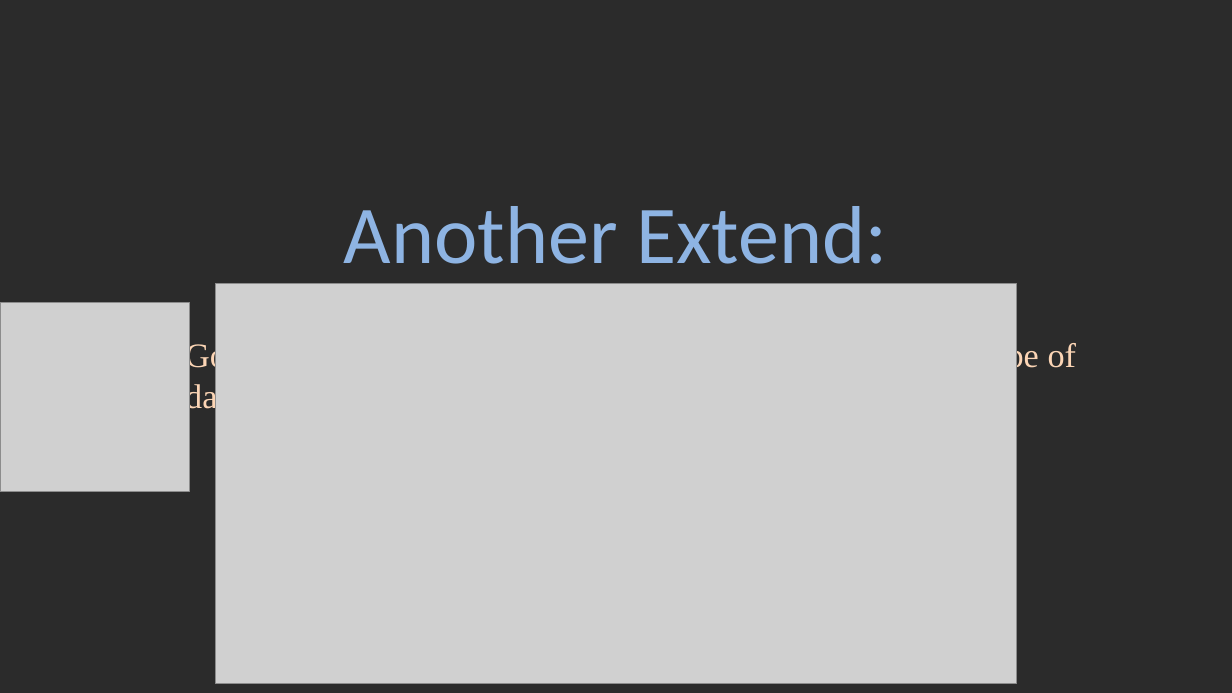
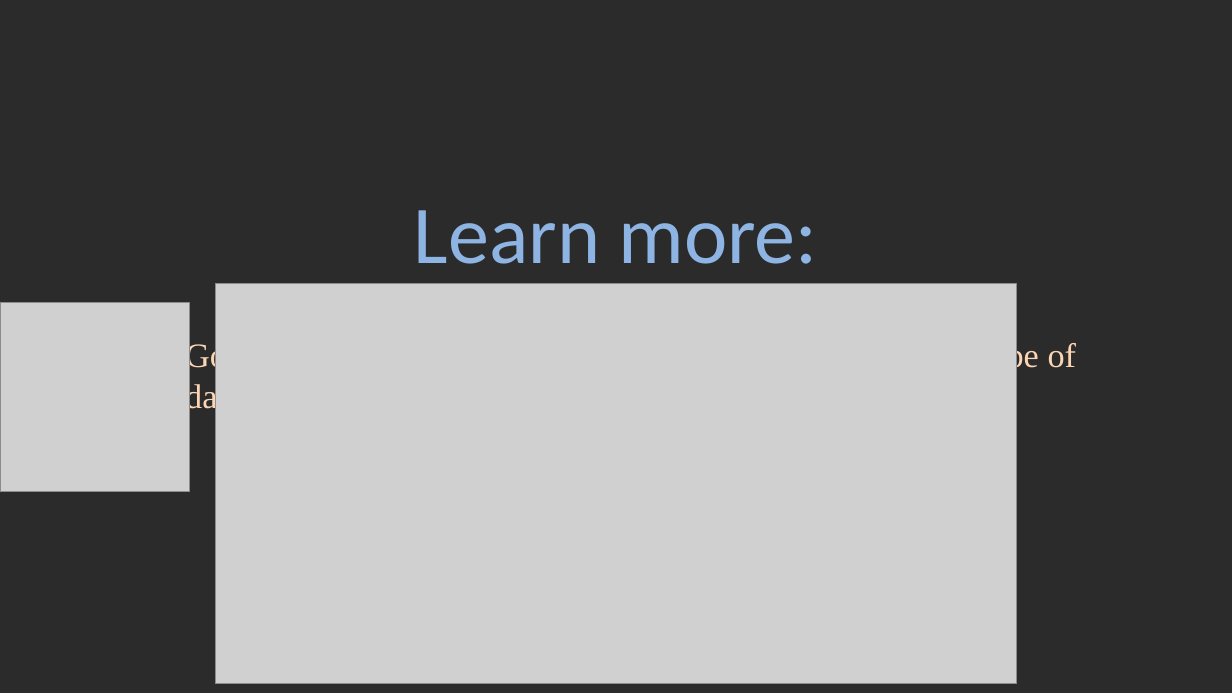
Before and after one commit to viettungvuong/Seminar, a slide deck: slide 7 of Seminar.pptx. Drawn at 1232x693 pixels with LibreOffice and Linux fonts; fonts in the diff are those of the drawing; grey boxes stand for pictures; background and template pictures are left out; a plain dark background stands for a picture behind light text. Boxes give left, top, right and bottom in pixels: in the first picture for what was removed or moved away, otherwise in the second. Text is boxed around its words. In the diff, an @@ line names an element or a change of style, - is before the commit and + after.

```diff
--- a/Seminar.pptx
+++ b/Seminar.pptx
@@ title at (414,210,818,264): text changed @@
-Another Extend:
+Learn more:
```
Also in this commit, not shown: 1 other slide changed, 1 other file.
